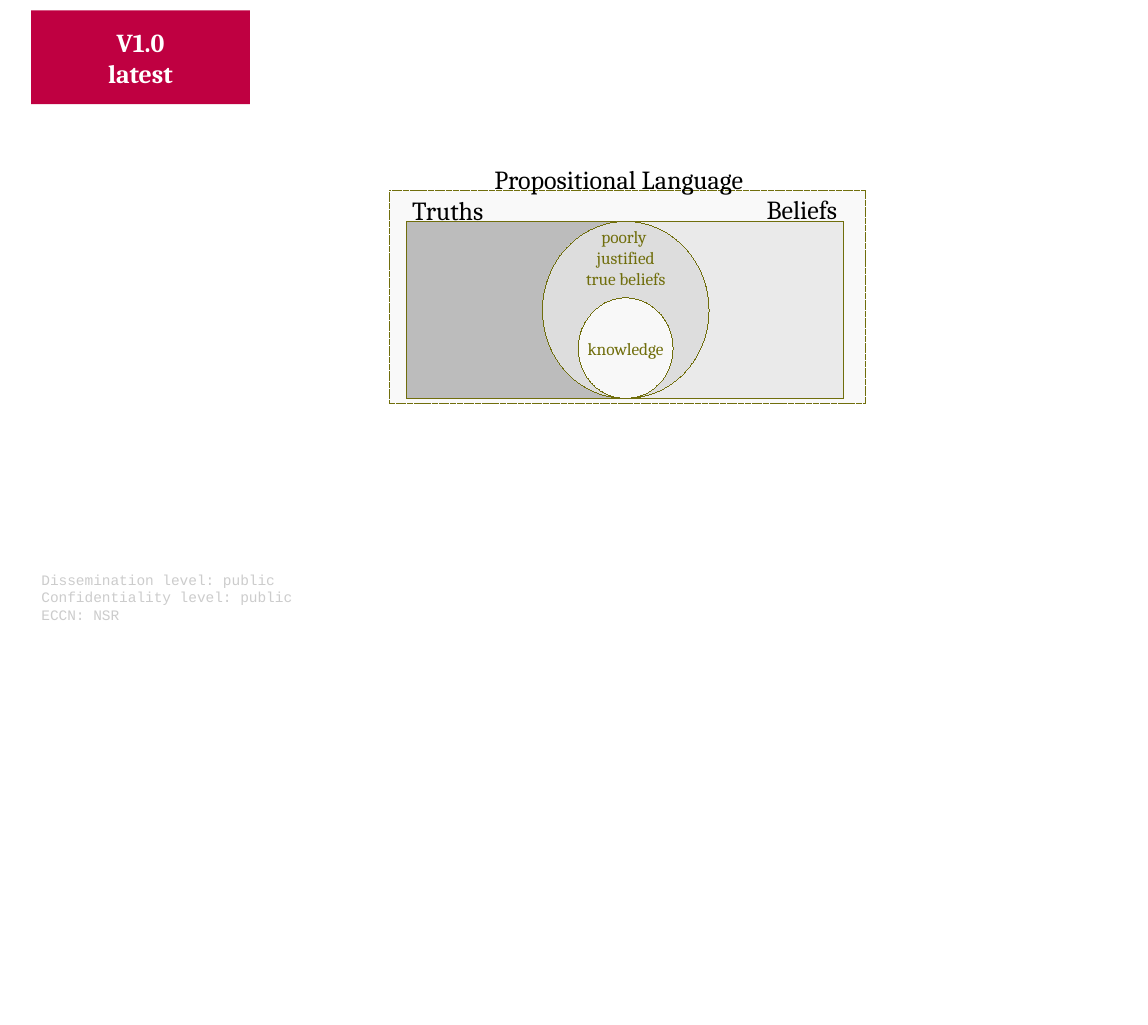
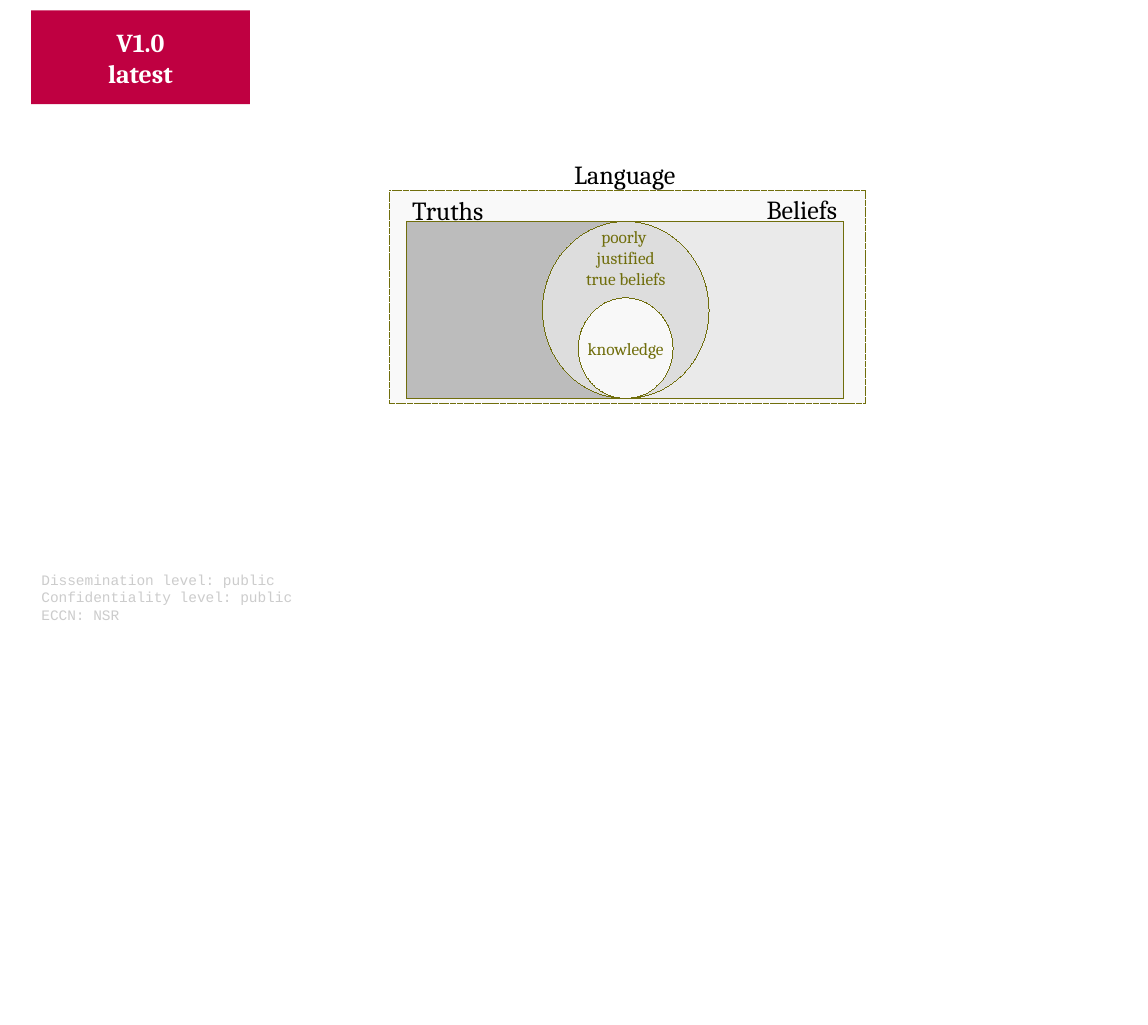
Before and after one commit to v-research/cybersecurity, a slide deck: slide 11 of images/v-research_images_v1.0.odp. Drawn at 1148x1025 pixels with LibreOffice and Linux fonts; fonts in the diff are those of the drawing. Boxes give left, top, right and bottom in pixels: in the first picture for what was removed or moved away, otherwise in the second. Text is boxed around its words. In the diff, an @@ line names an element or a change of style, - is before the commit and + after.

```diff
--- a/images/v-research_images_v1.0.odp
+++ b/images/v-research_images_v1.0.odp
@@ text at (574,166,675,191): text changed @@
-Propositional Language
+Language
```
Also in this commit, not shown: 1 other slide changed, 9 other files.
